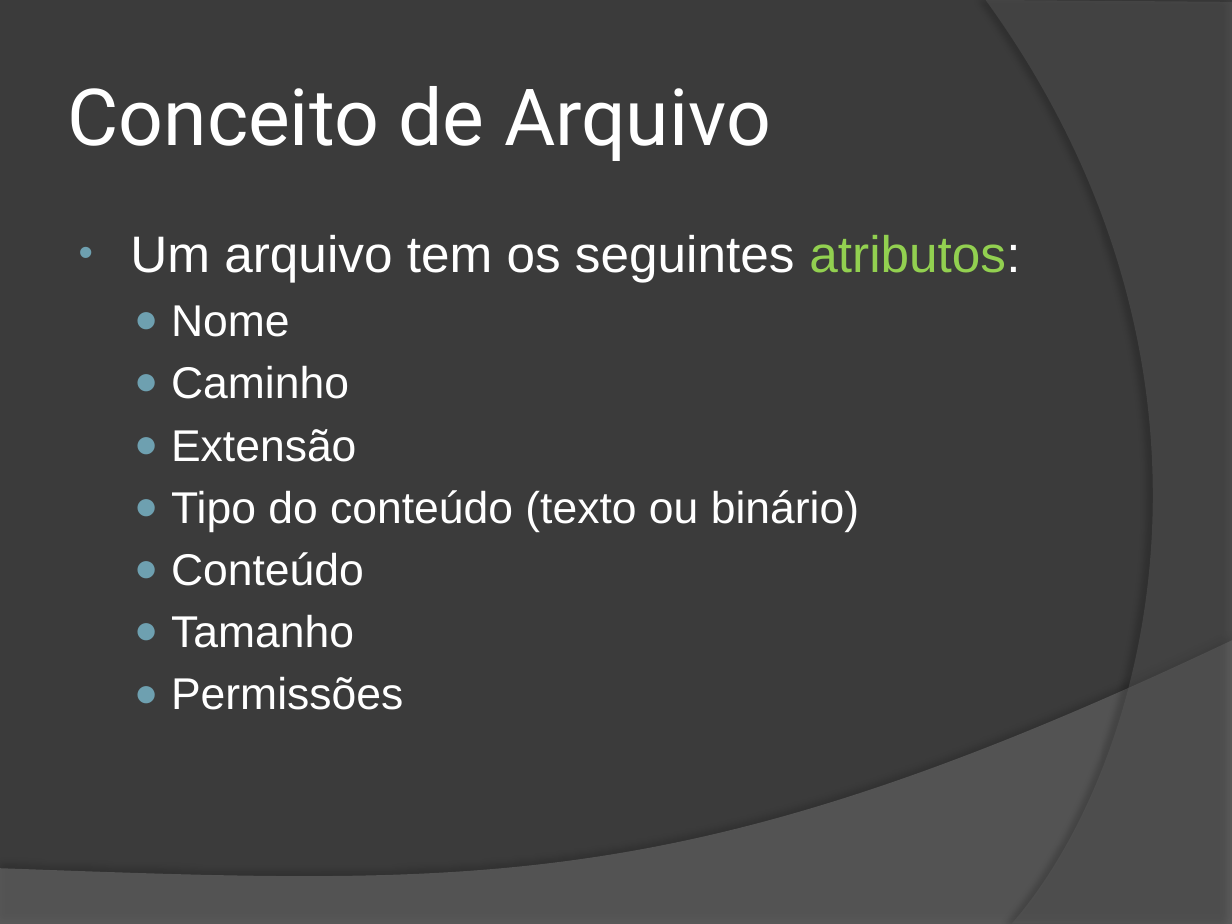
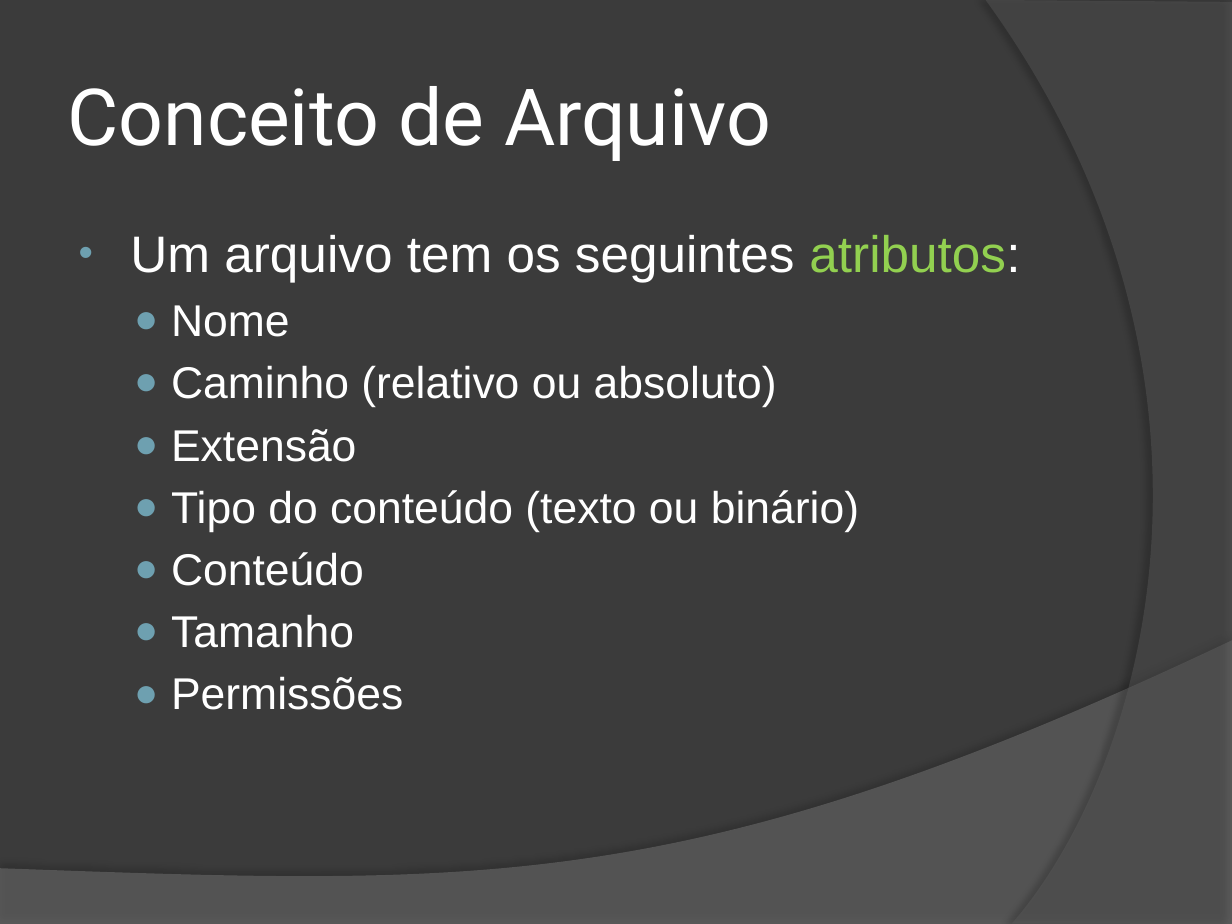
Before and after one commit to wind39/wind39.github.io, a slide deck: slide 8 of curso/modulo2capitulo3-off.pptx. Drawn at 1232x924 pixels with LibreOffice and Linux fonts; fonts in the diff are those of the drawing. Boxes give left, top, right and bottom in pixels: in the first picture for what was removed or moved away, otherwise in the second. Text is boxed around its words. In the diff, an @@ line names an element or a change of style, - is before the commit and + after.

```diff
--- a/curso/modulo2capitulo3-off.pptx
+++ b/curso/modulo2capitulo3-off.pptx
@@ text at bbox=[171, 365, 777, 407]: text changed @@
-  ● Caminho
+  ● Caminho (relativo ou absoluto)
```
Also in this commit, not shown: 1 other slide changed, 45 other files.
